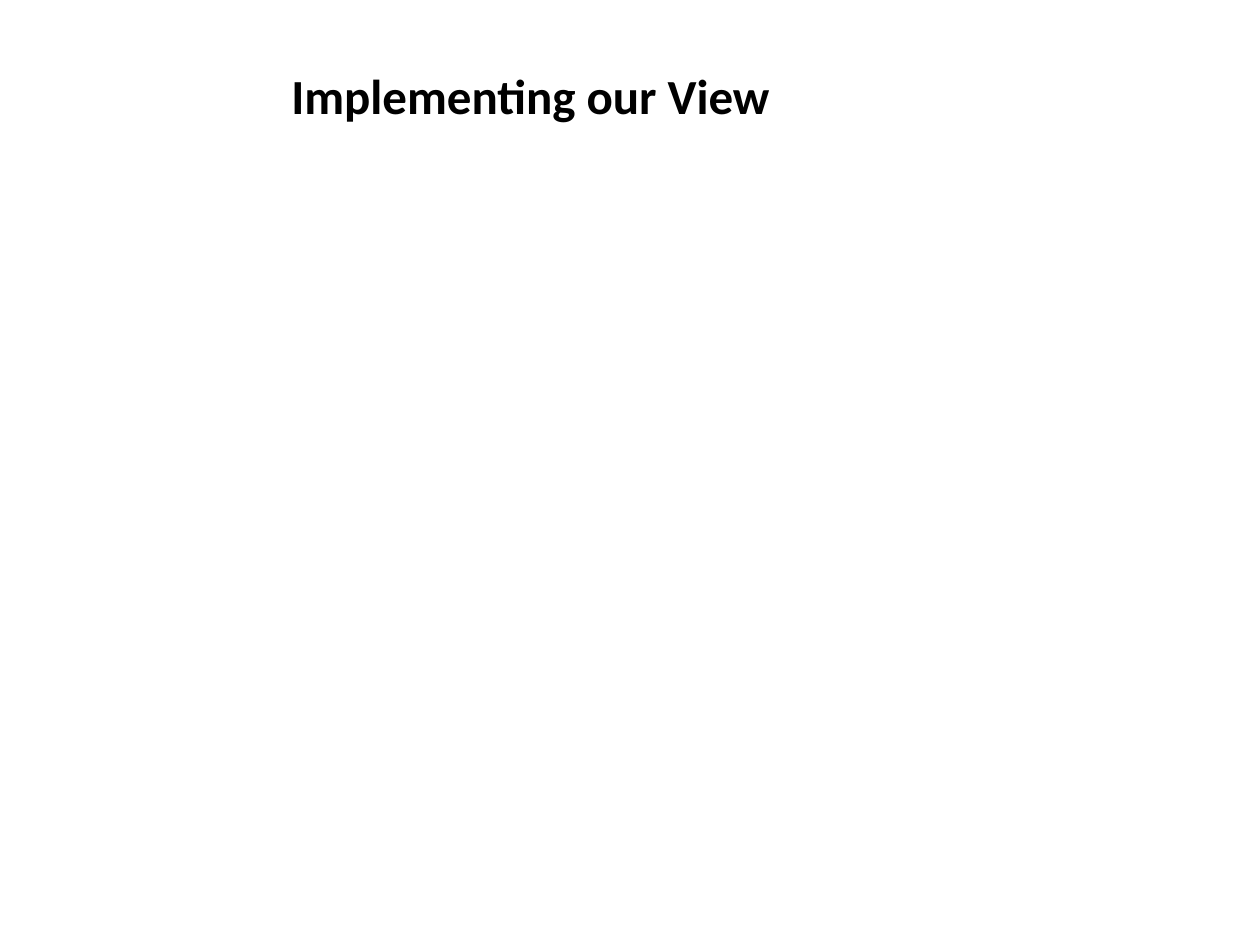
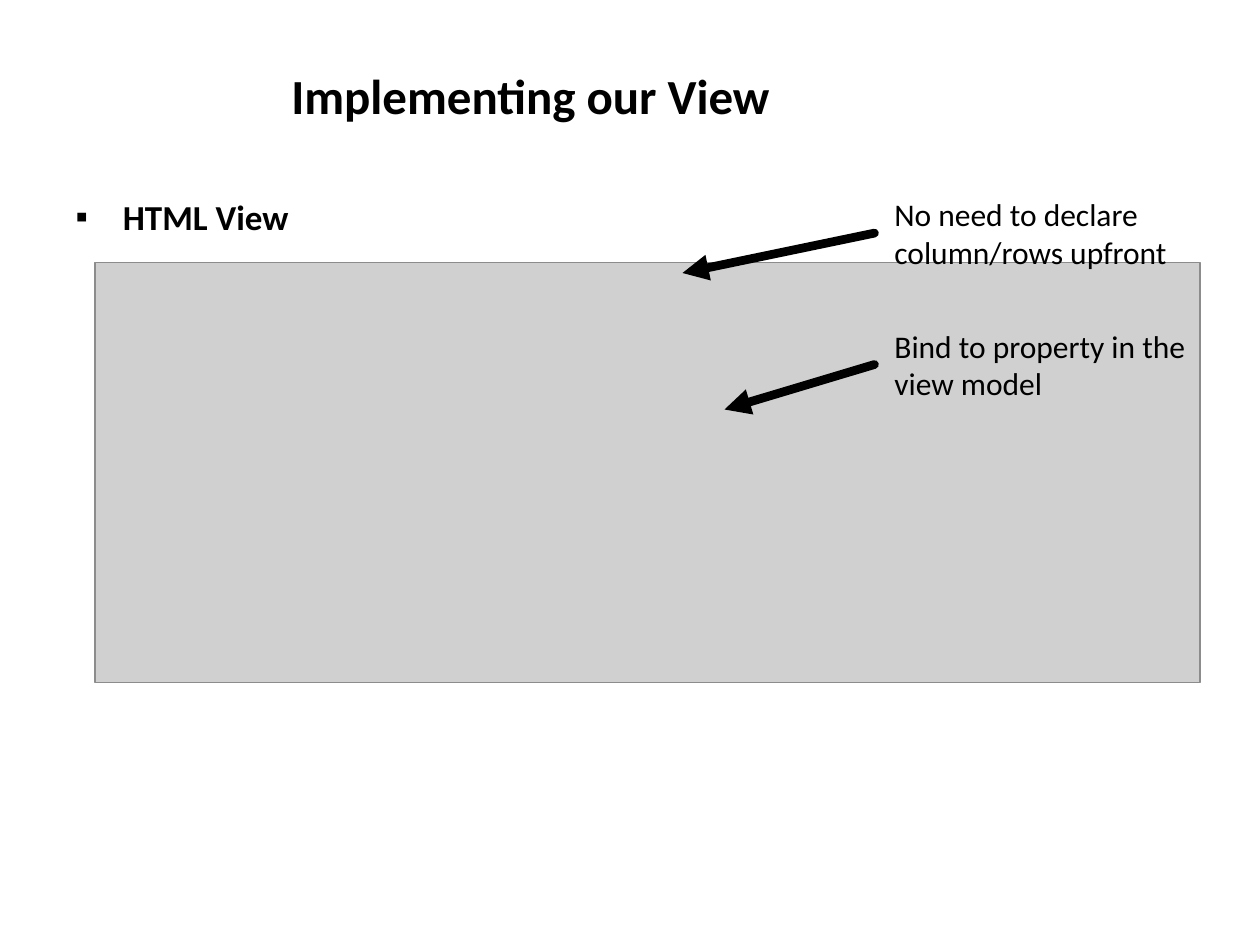
Before and after one commit to derikwhittaker/Pluarsight.XamlToHtml, a slide deck: slide 13 of Modules/02.TaskListingScreen.InitialSetup/02.TaskListingScreen.InitialSetup.Slides.pptx (slide 10 before the commit). Drawn at 1260x945 pixels with LibreOffice and Linux fonts; fonts in the diff are those of the drawing; grey boxes stand for pictures. Boxes give left, top, right and bottom in pixels: in the first picture for what was removed or moved away, otherwise in the second. Text is boxed around its words. In the diff, an @@ line names an element or a change of style, - is before the commit and + after.

Commit message:
WIP for slide deck changes

```diff
--- a/Modules/02.TaskListingScreen.InitialSetup/02.TaskListingScreen.InitialSetup.Slides.pptx
+++ b/Modules/02.TaskListingScreen.InitialSetup/02.TaskListingScreen.InitialSetup.Slides.pptx
@@ text added at box(123, 205, 289, 231), 20 pt, text #000000, bold @@
+▪ HTML View
@@ text added at box(894, 204, 1166, 272), 18 pt, text #000000 @@
+No need to declare column/rows upfront
@@ arrow added from (874, 233) to (683, 273), #000000 5 pt @@
@@ picture added at box(96, 262, 1201, 682) @@
@@ text added at box(894, 336, 1185, 396), 18 pt, text #000000 @@
+Bind to property in the view model
@@ arrow added from (874, 364) to (724, 410), #000000 5 pt @@
```
Also in this commit, not shown: 3 other slides changed, 8 slides added, 1 slide removed.
